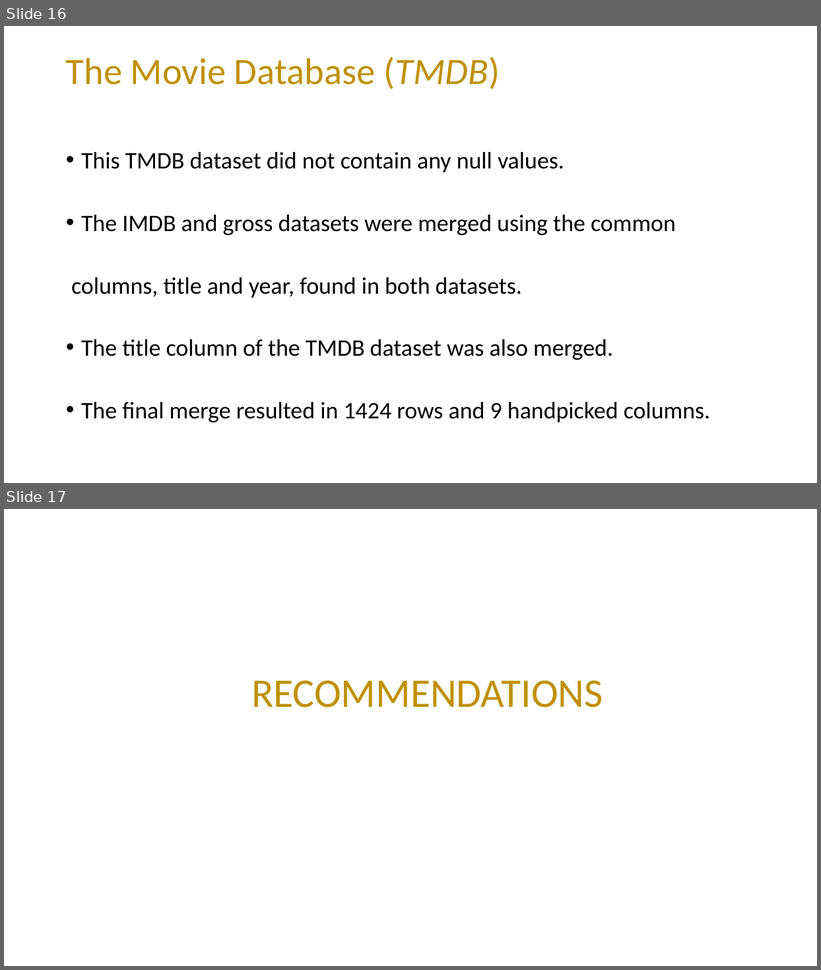
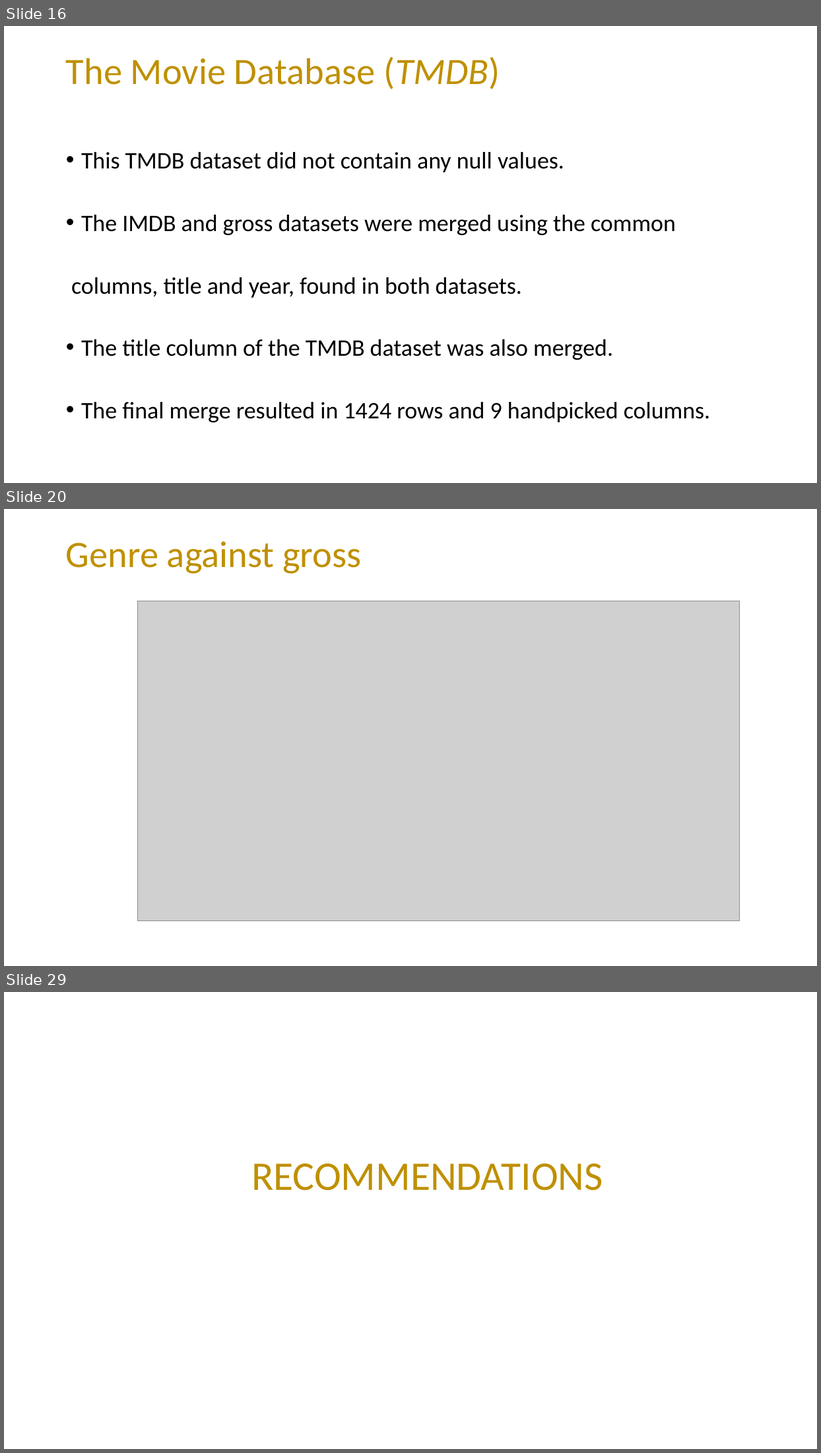
Before and after one commit to mading225/GROUP-6-PROJECT-, a slide deck: project.pptx. Shown one above the other, each under a label of ours: slides 16 and 17 before the commit, slides 16, 20 and 29 after it; the slides between them are not shown. The pictures are 821x970 and 821x1453 pixels, drawn with LibreOffice and Linux fonts; fonts in the diff are those of the drawing; grey boxes stand for pictures. Boxes give left, top, right and bottom in pixels: in the first picture for what was removed or moved away, otherwise in the second. Text is boxed around its words. In the diff, an @@ line names an element or a change of style, - is before the commit and + after.

```diff
--- a/project.pptx
+++ b/project.pptx
@@ slide 20 added at bbox=[4, 509, 817, 966], background #FFFFFF @@
@@ title added at bbox=[66, 541, 361, 574], 44 pt, text #BF9000 @@
+Genre against gross
@@ picture added at bbox=[137, 601, 740, 921] @@
@@ what was slide 17 is now slide 29 @@
```
Also in this commit, not shown: 11 other slides added.
